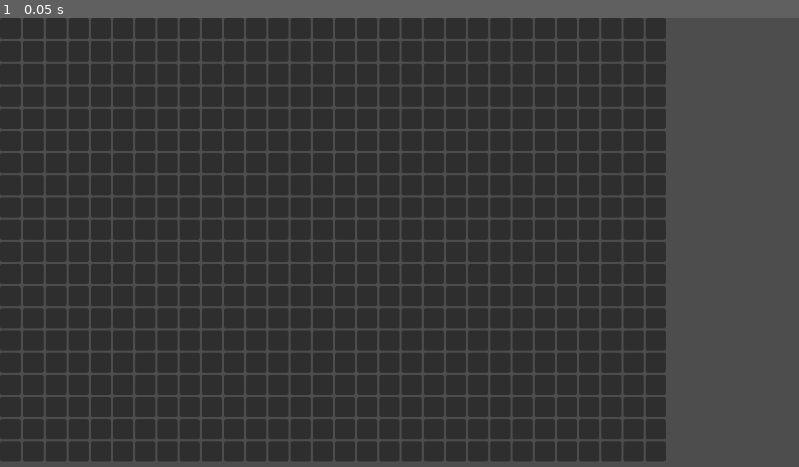
Above: before the commit, frame 1.
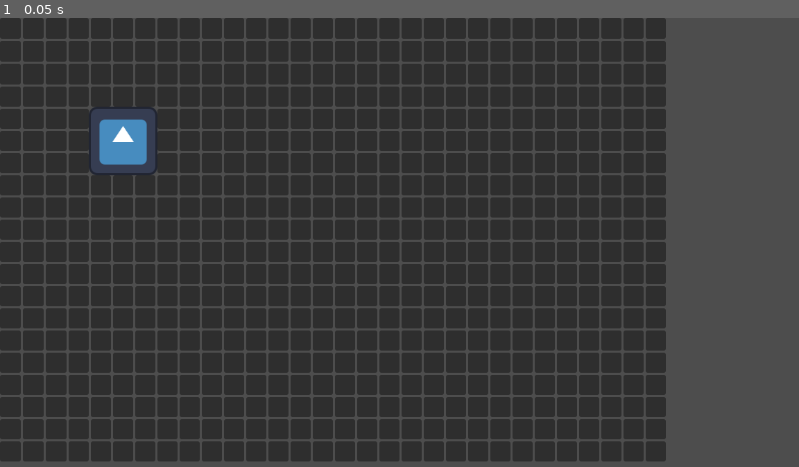
Above: after the commit, the same moment.

Repository: TheSentry/Bagpacking
Game: Godot game, scene res://inventory/inventory_grid/inventory_grid.tscn
The game is run twice, just before and just after one commit, with the same random seed, the same clock (stepped at 60 frames per second) and the same inputs. This scene is started directly instead of the project's main scene. The engine's default icon, where the game draws it, is replaced by a stand-in: a white triangle on a blue panel in a dark square.
Inputs:
- Up to frame 1 (0.05 s): no input

The runs differ from the first frame. In frame 1, 1.2% of the frame differs, in the area x 11-20%, y 19-35%.

Commit message:
snap to grid + drag and drop

Diff:
--- a/inventory/inventory_grid/inventory_grid.gd
+++ b/inventory/inventory_grid/inventory_grid.gd
@@ -1,4 +1,5 @@
 extends Control
+class_name inventory
 
 @export var columns: int = 10
 @export var rows: int = 5
@@ -50,8 +51,12 @@
 		for item_instance in get_tree().get_nodes_in_group("items"):
 			item_instance.size= Vector2i((tile_size+separation)*item_instance.item_size.x+separation,(tile_size+separation)*item_instance.item_size.y+separation)
 			item_instance.position = Vector2((item_instance.pos_on_grid.x-1) * (tile_size + separation),(item_instance.pos_on_grid.y-1) * (tile_size + separation))
+
+
+#only for debugging
 func place_Item(pos:Vector2i, item_data: ItemData) -> void:
 	var item_instance: Item = item_scene.instantiate()
 	item_instance.item_data = item_data
 	item_instance.pos_on_grid = pos
 	items.add_child(item_instance)
+	_on_node_resized()
--- a/inventory/inventory_grid/inventory_grid.tscn
+++ b/inventory/inventory_grid/inventory_grid.tscn
@@ -4,7 +4,7 @@
 [ext_resource type="PackedScene" uid="uid://bokjy0e44vjpj" path="res://inventory/inventory_slot/inventory_slot.tscn" id="2_teo60"]
 [ext_resource type="PackedScene" uid="uid://bhep672i0vcuo" path="res://inventory/item/item.tscn" id="3_elfpj"]
 
-[node name="InventoryGrid" type="Control"]
+[node name="InventoryGrid" type="Control" groups=["inventory"]]
 layout_mode = 3
 anchors_preset = 15
 anchor_right = 1.0
--- a/inventory/item/item.gd
+++ b/inventory/item/item.gd
@@ -10,11 +10,26 @@
 
 var pos_on_grid: Vector2i
 
+var following_mouse :bool = false
+
 @onready var icon_texture_rect: TextureRect = $TextureRect
 
 func _ready() -> void:
 	if item_data:
 		load_item_data()
+
+func _gui_input(event: InputEvent) -> void:
+	if event is InputEventMouseButton:
+		if event.button_index == MOUSE_BUTTON_LEFT and event.pressed:
+			print("I was clicked: ", self.name)
+			following_mouse = !following_mouse
+
+
+
+func _process(delta: float) -> void:
+	if following_mouse:
+		#position = get_global_mouse_position()
+		snap_to_grid()
 
 func load_item_data() -> void:
 	item_name = item_data.name
@@ -30,3 +45,23 @@
 	print("Item loaded:", item_name)
 	print("Item size:", item_size)
 	print("Occupied slots:", item_shape)
+
+func snap_to_grid():
+	var inventory = get_tree().get_first_node_in_group("inventory")
+	if inventory == null:
+		return
+
+	var relative_pos = get_global_mouse_position() - inventory.margin_container.global_position
+
+	var tile_size = inventory.tile_size
+	var separation = inventory.separation
+
+	var col = int(relative_pos.x / (tile_size + separation)) + 1
+	var row = int(relative_pos.y / (tile_size + separation)) + 1
+
+	pos_on_grid = Vector2i(col, row)
+
+	position = Vector2(
+		(col - 1) * (tile_size + separation),
+		(row - 1) * (tile_size + separation)
+	)
--- a/inventory/item/items/test_Item.tres
+++ b/inventory/item/items/test_Item.tres
@@ -6,6 +6,6 @@
 [resource]
 script = ExtResource("1_rtcjq")
 name = "TestItem"
-shape = "2x2"
+shape = "T"
 icon = ExtResource("1_35nrq")
 metadata/_custom_type_script = "uid://821g00we0h08"
